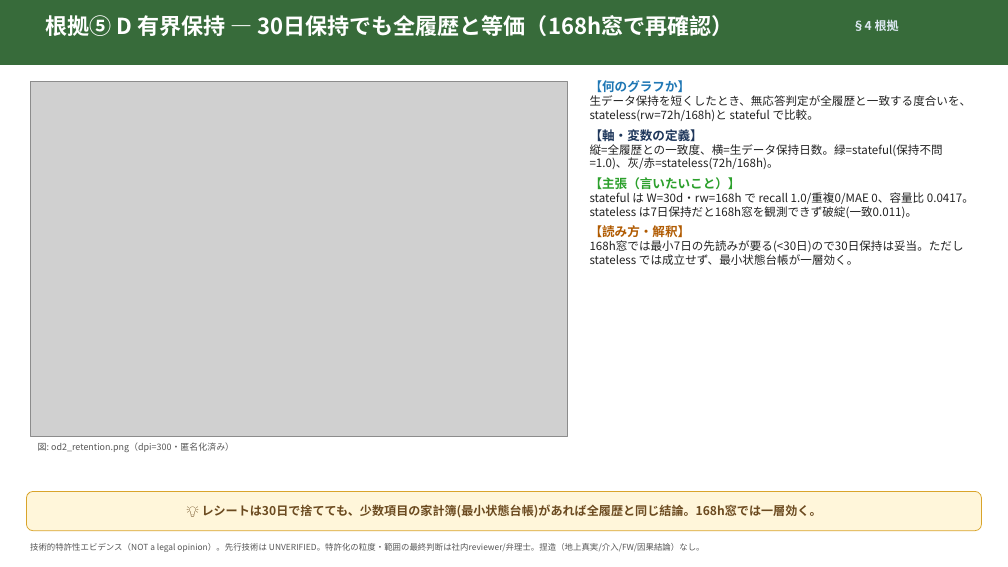
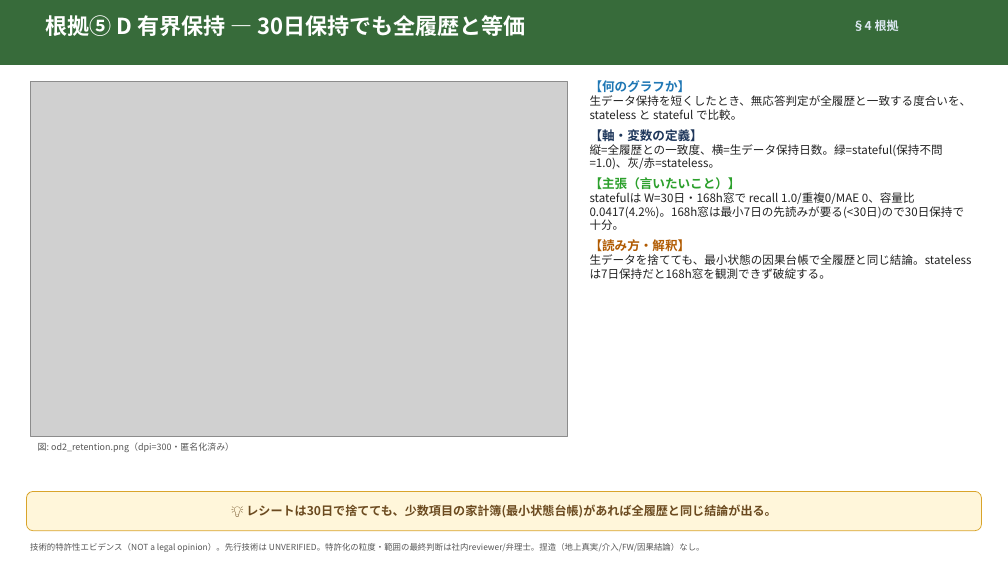
Before and after one commit to naja-hubble/battery-usage-ai, a slide deck: slide 26 of data/reports/fcc_patent_summary_slides_v5_od2.pptx (slide 23 before the commit). Drawn at 1008x567 pixels with LibreOffice and Linux fonts; fonts in the diff are those of the drawing; grey boxes stand for pictures. Boxes give left, top, right and bottom in pixels: in the first picture for what was removed or moved away, otherwise in the second. Text is boxed around its words. In the diff, an @@ line names an element or a change of style, - is before the commit and + after.

```diff
--- a/data/reports/fcc_patent_summary_slides_v5_od2.pptx
+++ b/data/reports/fcc_patent_summary_slides_v5_od2.pptx
@@ text at [45, 15, 526, 36]: text changed @@
-根拠⑤ D 有界保持 — 30日保持でも全履歴と等価（168h窓で再確認）
+根拠⑤ D 有界保持 — 30日保持でも全履歴と等価
@@ text at [590, 95, 972, 120]: text changed @@
-生データ保持を短くしたとき、無応答判定が全履歴と一致する度合いを、stateless(rw=72h/168h)と stateful で比較。
+生データ保持を短くしたとき、無応答判定が全履歴と一致する度合いを、stateless と stateful で比較。
@@ text at [590, 144, 943, 169]: text changed @@
-縦=全履歴との一致度、横=生データ保持日数。緑=stateful(保持不問=1.0)、灰/赤=stateless(72h/168h)。
+縦=全履歴との一致度、横=生データ保持日数。緑=stateful(保持不問=1.0)、灰/赤=stateless。
@@ text at [590, 192, 965, 230]: text changed @@
-stateful は W=30d・rw=168h で recall 1.0/重複0/MAE 0、容量比 0.0417。stateless は7日保持だと168h窓を観測できず破綻(一致0.011)。
+statefulは W=30日・168h窓で recall 1.0/重複0/MAE 0、容量比 0.0417(4.2%)。168h窓は最小7日の先読みが要る(<30日)ので30日保持で十分。
@@ text at [590, 254, 972, 279]: text changed @@
-168h窓では最小7日の先読みが要る(<30日)ので30日保持は妥当。ただし stateless では成立せず、最小状態台帳が一層効く。
+生データを捨てても、最小状態の因果台帳で全履歴と同じ結論。stateless は7日保持だと168h窓を観測できず破綻する。
@@ text in rounded rectangle at [246, 504, 777, 518]: text changed @@
-💡 レシートは30日で捨てても、少数項目の家計簿(最小状態台帳)があれば全履歴と同じ結論。168h窓では一層効く。
+💡 レシートは30日で捨てても、少数項目の家計簿(最小状態台帳)があれば全履歴と同じ結論が出る。
```
Also in this commit, not shown: 26 other slides changed, 6 slides added, 12 other files.
